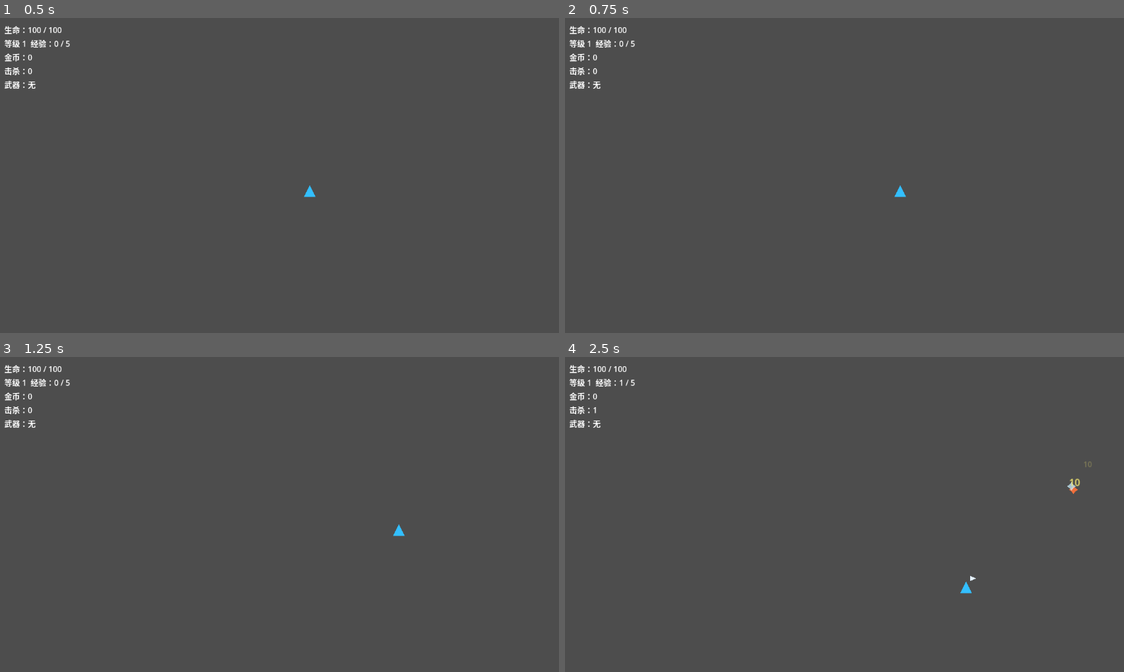
Above: before the commit, frames 1-4 (two rows, left to right).
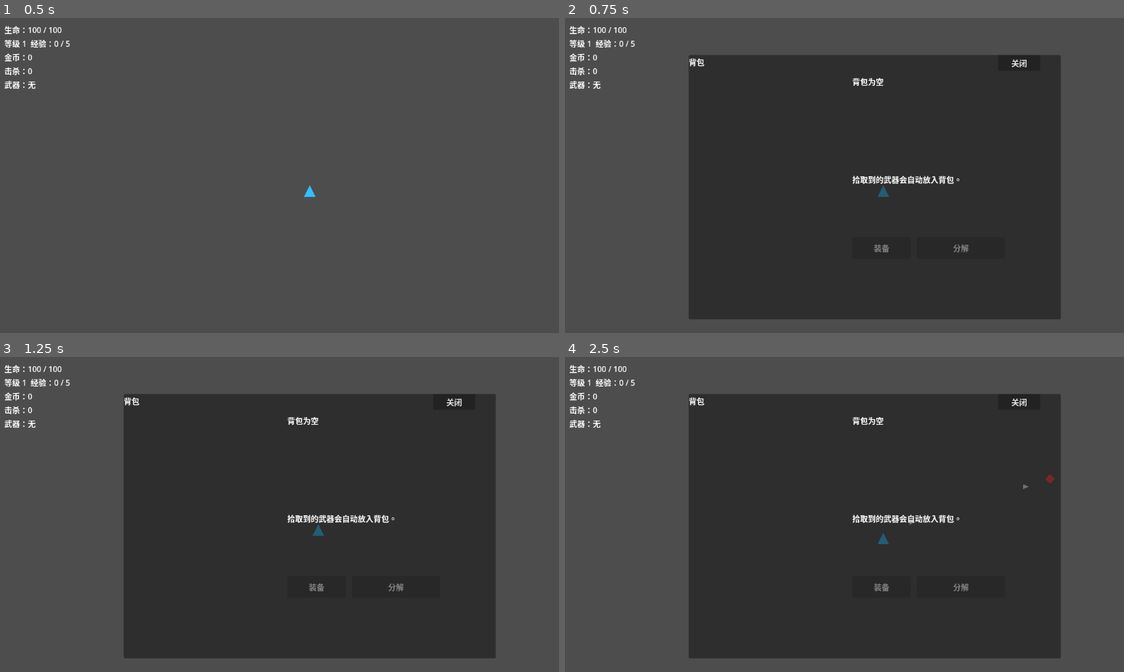
Above: after the commit, the same moments.

Repository: airisuzuki123/RogueLootPrototype
Game: Godot game, scene res://scenes/main.tscn
Same seed, same stepped clock (60 frames per second), same inputs: the game is played once before the commit and once after it.
Inputs (mouse positions are in pixels of both pictures, inside the frame that each line leads up to):
- Up to frame 1 (0.5 s): no input
- Up to frame 2 (0.75 s): tap Enter at 0.5 s; hold D (move_right) from 0.53 s (still down); tap B at 0.6 s
- Up to frame 3 (1.25 s): keep holding D (move_right)
- Up to frame 4 (2.5 s): release D (move_right) at 1.25 s; click (1017, 401) at 1.25 s, where only the run after the commit has a clickable "关闭"; tap Space at 2 s; hold S (move_down) from 2.03 s (still down); tap B at 2.1 s

Frame 1 is identical in both runs. In frame 2, 55% of the frame differs, in the area x 22-89%, y 11-96%; in frame 3, 55%; in frame 4, 55%, in the area x 4-95%, y 7-96%.

Commit message:
Add inventory equipment flow

Diff:
--- a/scripts/core/game_manager.gd
+++ b/scripts/core/game_manager.gd
@@ -9,6 +9,8 @@
 signal equipment_changed(equipment: Dictionary)
 signal loot_message_changed(message: String)
 signal equipment_choice_requested(candidate: Dictionary, current: Dictionary, salvage_value: int)
+signal inventory_changed(items: Array)
+signal inventory_open_changed(is_open: bool)
 signal upgrade_choices_requested(choices: Array)
 signal run_ended(kills: int, gold: int)
 
@@ -23,9 +25,11 @@
 var is_run_over: bool = false
 var is_upgrade_pending: bool = false
 var is_equipment_choice_pending: bool = false
+var is_inventory_open: bool = false
 var pending_upgrade_choices: Array = []
 var pending_equipment_choice: Dictionary = {}
 var pending_equipment_salvage_value: int = 0
+var inventory: Array[Dictionary] = []
 var equipped_weapon: Dictionary = {}
 var latest_loot_message: String = ""
 
@@ -74,14 +78,18 @@
 	is_run_over = false
 	is_upgrade_pending = false
 	is_equipment_choice_pending = false
+	is_inventory_open = false
 	pending_upgrade_choices.clear()
 	pending_equipment_choice.clear()
 	pending_equipment_salvage_value = 0
+	inventory.clear()
 	equipped_weapon.clear()
 	latest_loot_message = ""
 	gold_changed.emit(gold)
 	enemy_killed.emit(kills)
 	experience_changed.emit(experience, experience_to_next_level, level)
+	inventory_changed.emit(inventory)
+	inventory_open_changed.emit(is_inventory_open)
 	equipment_changed.emit(equipped_weapon)
 	loot_message_changed.emit(latest_loot_message)
 
@@ -105,6 +113,64 @@
 func pickup_equipment(equipment: Dictionary) -> void:
 	if is_run_over or equipment.is_empty():
 		return
+	inventory.append(equipment.duplicate(true))
+	_sort_inventory()
+	inventory_changed.emit(inventory)
+	_set_loot_message("已放入背包：%s" % equipment["name"])
+
+func toggle_inventory_open() -> void:
+	if is_run_over or is_upgrade_pending:
+		return
+	set_inventory_open(not is_inventory_open)
+
+func set_inventory_open(open: bool) -> void:
+	if is_run_over:
+		open = false
+	if is_upgrade_pending and open:
+		return
+	if is_inventory_open == open:
+		return
+	is_inventory_open = open
+	inventory_open_changed.emit(is_inventory_open)
+
+func equip_inventory_equipment(index: int) -> void:
+	if index < 0 or index >= inventory.size():
+		return
+	var new_weapon := inventory[index].duplicate(true)
+	inventory.remove_at(index)
+	var old_weapon := equipped_weapon.duplicate(true)
+	if not old_weapon.is_empty():
+		inventory.append(old_weapon)
+	equipped_weapon = new_weapon
+	if player != null and player.has_method("equip_weapon"):
+		player.equip_weapon(equipped_weapon, old_weapon)
+	_sort_inventory()
+	inventory_changed.emit(inventory)
+	equipment_changed.emit(equipped_weapon)
+	if old_weapon.is_empty():
+		_set_loot_message("已装备：%s" % equipped_weapon["name"])
+	else:
+		_set_loot_message("已装备：%s，旧武器放入背包" % equipped_weapon["name"])
+
+func salvage_inventory_equipment(index: int) -> void:
+	if index < 0 or index >= inventory.size():
+		return
+	var equipment := inventory[index]
+	var value := EquipmentFactory.get_salvage_value(equipment)
+	var salvaged_name := str(equipment["name"])
+	inventory.remove_at(index)
+	gold += value
+	gold_changed.emit(gold)
+	inventory_changed.emit(inventory)
+	_set_loot_message("已分解：%s，金币 +%d" % [salvaged_name, value])
+
+func get_inventory_items() -> Array:
+	return inventory.duplicate(true)
+
+func get_inventory_count() -> int:
+	return inventory.size()
+
+func _legacy_pickup_equipment_choice(equipment: Dictionary) -> void:
 	is_equipment_choice_pending = true
 	pending_equipment_choice = equipment.duplicate(true)
 	pending_equipment_salvage_value = _calculate_salvage_value(pending_equipment_choice)
@@ -159,12 +225,13 @@
 		player.apply_upgrade(upgrade["id"])
 
 func is_gameplay_paused() -> bool:
-	return is_upgrade_pending or is_equipment_choice_pending
+	return is_upgrade_pending or is_equipment_choice_pending or is_inventory_open
 
 func end_run() -> void:
 	if is_run_over:
 		return
 	is_run_over = true
+	set_inventory_open(false)
 	run_ended.emit(kills, gold)
 
 func _request_upgrade_choices() -> void:
@@ -187,3 +254,9 @@
 
 func _calculate_salvage_value(equipment: Dictionary) -> int:
 	return EquipmentFactory.get_salvage_value(equipment)
+
+func _sort_inventory() -> void:
+	inventory.sort_custom(_is_inventory_item_before)
+
+func _is_inventory_item_before(left: Dictionary, right: Dictionary) -> bool:
+	return EquipmentFactory.should_sort_before(left, right)
--- a/scripts/items/equipment_factory.gd
+++ b/scripts/items/equipment_factory.gd
@@ -81,6 +81,7 @@
 	var equipment := {
 		"name": "%s%s" % [rarity["name"], form["name"]],
 		"slot": "weapon",
+		"level": enemy_level,
 		"form": form,
 		"rarity": rarity["name"],
 		"color": rarity["color"],
@@ -94,6 +95,7 @@
 	if equipment.is_empty():
 		return "武器：无"
 	var lines := ["%s (%s)" % [equipment["name"], equipment["rarity"]]]
+	lines.append("等级：%d" % int(equipment.get("level", 1)))
 	var form: Dictionary = equipment.get("form", {})
 	if not form.is_empty():
 		lines.append(str(form["description"]))
@@ -124,6 +126,28 @@
 	var rarity_base := _get_rarity_salvage_base(str(equipment.get("rarity", "")))
 	var score_value := int(ceil(float(get_score(equipment)) / 12.0))
 	return clampi(rarity_base + score_value, 1, 30)
+
+static func get_rarity_rank(equipment: Dictionary) -> int:
+	var rarity_name := str(equipment.get("rarity", ""))
+	for index in range(RARITIES.size()):
+		if str(RARITIES[index]["name"]) == rarity_name:
+			return index
+	return 0
+
+static func should_sort_before(left: Dictionary, right: Dictionary) -> bool:
+	var left_rarity := get_rarity_rank(left)
+	var right_rarity := get_rarity_rank(right)
+	if left_rarity != right_rarity:
+		return left_rarity > right_rarity
+	var left_level := int(left.get("level", 1))
+	var right_level := int(right.get("level", 1))
+	if left_level != right_level:
+		return left_level > right_level
+	var left_score := get_score(left)
+	var right_score := get_score(right)
+	if left_score != right_score:
+		return left_score > right_score
+	return str(left.get("name", "")) < str(right.get("name", ""))
 
 static func get_score_delta_text(candidate: Dictionary, current: Dictionary) -> String:
 	var delta := get_score(candidate) - get_score(current)
--- a/scripts/ui/hud.gd
+++ b/scripts/ui/hud.gd
@@ -15,6 +15,14 @@
 var equipment_delta_label: Label
 var equip_button: Button
 var salvage_button: Button
+var inventory_panel: PanelContainer
+var inventory_list: VBoxContainer
+var inventory_detail_label: Label
+var inventory_summary_label: Label
+var inventory_equip_button: Button
+var inventory_salvage_button: Button
+var inventory_items: Array = []
+var selected_inventory_index: int = -1
 var upgrade_panel: PanelContainer
 var upgrade_list: VBoxContainer
 var game_over_label: Label
@@ -55,9 +63,11 @@
 	stats.add_child(loot_message_label)
 
 	hint_label = Label.new()
-	hint_label.text = "WASD 移动 | 自动攻击 | 拾取掉落 | 升级时选择强化"
+	hint_label.text = "WASD 移动 | 自动攻击 | 拾取掉落 | B 背包 | 升级时选择强化"
 	hint_label.position = Vector2(16, 690)
 	root.add_child(hint_label)
+
+	_build_inventory_panel(root)
 
 	equipment_choice_panel = PanelContainer.new()
 	equipment_choice_panel.visible = false
@@ -133,6 +143,8 @@
 	GameManager.equipment_changed.connect(_on_equipment_changed)
 	GameManager.loot_message_changed.connect(_on_loot_message_changed)
 	GameManager.equipment_choice_requested.connect(_on_equipment_choice_requested)
+	GameManager.inventory_changed.connect(_on_inventory_changed)
+	GameManager.inventory_open_changed.connect(_on_inventory_open_changed)
 	GameManager.upgrade_choices_requested.connect(_on_upgrade_choices_requested)
 	GameManager.run_ended.connect(_on_run_ended)
 
@@ -143,6 +155,11 @@
 	_on_health_changed(GameManager.player_health, GameManager.player_max_health)
 	_on_equipment_changed(GameManager.equipped_weapon)
 	_on_loot_message_changed(GameManager.latest_loot_message)
+	_on_inventory_changed(GameManager.get_inventory_items())
+
+func _unhandled_input(event: InputEvent) -> void:
+	if event is InputEventKey and event.pressed and not event.echo and event.keycode == KEY_B:
+		GameManager.toggle_inventory_open()
 
 func _on_gold_changed(total: int) -> void:
 	gold_label.text = "金币：%d" % total
@@ -161,6 +178,20 @@
 
 func _on_loot_message_changed(message: String) -> void:
 	loot_message_label.text = message
+
+func _on_inventory_changed(items: Array) -> void:
+	inventory_items = items.duplicate(true)
+	if selected_inventory_index >= inventory_items.size():
+		selected_inventory_index = inventory_items.size() - 1
+	if selected_inventory_index < 0 and not inventory_items.is_empty():
+		selected_inventory_index = 0
+	_refresh_inventory_panel()
+
+func _on_inventory_open_changed(is_open: bool) -> void:
+	inventory_panel.visible = is_open
+	if is_open and selected_inventory_index < 0 and not inventory_items.is_empty():
+		selected_inventory_index = 0
+	_refresh_inventory_panel()
 
 func _on_equipment_choice_requested(candidate: Dictionary, current: Dictionary, salvage_value: int) -> void:
 	current_weapon_label.text = "当前\n%s" % EquipmentFactory.describe_with_score(current)
@@ -195,5 +226,125 @@
 	GameManager.apply_upgrade(index)
 
 func _on_run_ended(kills: int, gold: int) -> void:
+	inventory_panel.visible = false
 	game_over_label.visible = true
 	game_over_label.text = "本局结束\n击杀：%d\n金币：%d" % [kills, gold]
+
+func _build_inventory_panel(root: Control) -> void:
+	inventory_panel = PanelContainer.new()
+	inventory_panel.visible = false
+	inventory_panel.position = Vector2(260, 80)
+	inventory_panel.custom_minimum_size = Vector2(760, 540)
+	root.add_child(inventory_panel)
+
+	var panel_root := VBoxContainer.new()
+	panel_root.add_theme_constant_override("separation", 10)
+	inventory_panel.add_child(panel_root)
+
+	var title_row := HBoxContainer.new()
+	title_row.add_theme_constant_override("separation", 12)
+	panel_root.add_child(title_row)
+
+	var title := Label.new()
+	title.text = "背包"
+	title.custom_minimum_size = Vector2(620, 28)
+	title_row.add_child(title)
+
+	var close_button := Button.new()
+	close_button.text = "关闭"
+	close_button.custom_minimum_size = Vector2(86, 32)
+	close_button.pressed.connect(_on_inventory_close_pressed)
+	title_row.add_child(close_button)
+
+	var content_row := HBoxContainer.new()
+	content_row.add_theme_constant_override("separation", 14)
+	panel_root.add_child(content_row)
+
+	var list_scroll := ScrollContainer.new()
+	list_scroll.custom_minimum_size = Vector2(320, 390)
+	content_row.add_child(list_scroll)
+
+	inventory_list = VBoxContainer.new()
+	inventory_list.add_theme_constant_override("separation", 6)
+	list_scroll.add_child(inventory_list)
+
+	var detail_column := VBoxContainer.new()
+	detail_column.custom_minimum_size = Vector2(390, 390)
+	detail_column.add_theme_constant_override("separation", 10)
+	content_row.add_child(detail_column)
+
+	inventory_detail_label = Label.new()
+	inventory_detail_label.custom_minimum_size = Vector2(380, 190)
+	inventory_detail_label.autowrap_mode = TextServer.AUTOWRAP_WORD_SMART
+	detail_column.add_child(inventory_detail_label)
+
+	inventory_summary_label = Label.new()
+	inventory_summary_label.custom_minimum_size = Vector2(380, 120)
+	inventory_summary_label.autowrap_mode = TextServer.AUTOWRAP_WORD_SMART
+	detail_column.add_child(inventory_summary_label)
+
+	var button_row := HBoxContainer.new()
+	button_row.add_theme_constant_override("separation", 12)
+	detail_column.add_child(button_row)
+
+	inventory_equip_button = Button.new()
+	inventory_equip_button.text = "装备"
+	inventory_equip_button.custom_minimum_size = Vector2(120, 44)
+	inventory_equip_button.pressed.connect(_on_inventory_equip_pressed)
+	button_row.add_child(inventory_equip_button)
+
+	inventory_salvage_button = Button.new()
+	inventory_salvage_button.custom_minimum_size = Vector2(180, 44)
+	inventory_salvage_button.pressed.connect(_on_inventory_salvage_pressed)
+	button_row.add_child(inventory_salvage_button)
+
+func _refresh_inventory_panel() -> void:
+	if inventory_list == null:
+		return
+	for child in inventory_list.get_children():
+		child.queue_free()
+	for index in range(inventory_items.size()):
+		var equipment: Dictionary = inventory_items[index]
+		var button := Button.new()
+		button.text = _get_inventory_item_button_text(equipment, index == selected_inventory_index)
+		button.custom_minimum_size = Vector2(300, 58)
+		button.pressed.connect(_on_inventory_item_pressed.bind(index))
+		inventory_list.add_child(button)
+	_refresh_inventory_detail()
+
+func _refresh_inventory_detail() -> void:
+	var has_selection := selected_inventory_index >= 0 and selected_inventory_index < inventory_items.size()
+	inventory_equip_button.disabled = not has_selection
+	inventory_salvage_button.disabled = not has_selection
+	if not has_selection:
+		inventory_detail_label.text = "背包为空"
+		inventory_summary_label.text = "拾取到的武器会自动放入背包。"
+		inventory_salvage_button.text = "分解"
+		return
+	var equipment: Dictionary = inventory_items[selected_inventory_index]
+	inventory_detail_label.text = EquipmentFactory.describe_with_score(equipment)
+	inventory_summary_label.text = EquipmentFactory.get_comparison_summary(equipment, GameManager.equipped_weapon)
+	inventory_salvage_button.text = "分解 +%d 金币" % EquipmentFactory.get_salvage_value(equipment)
+
+func _get_inventory_item_button_text(equipment: Dictionary, is_selected: bool) -> String:
+	var prefix := ">" if is_selected else " "
+	return "%s %s\n%s | 等级 %d | 评分 %d" % [
+		prefix,
+		str(equipment.get("name", "未知武器")),
+		str(equipment.get("rarity", "普通")),
+		int(equipment.get("level", 1)),
+		EquipmentFactory.get_score(equipment)
+	]
+
+func _on_inventory_item_pressed(index: int) -> void:
+	selected_inventory_index = index
+	_refresh_inventory_panel()
+
+func _on_inventory_equip_pressed() -> void:
+	GameManager.equip_inventory_equipment(selected_inventory_index)
+
+func _on_inventory_salvage_pressed() -> void:
+	GameManager.salvage_inventory_equipment(selected_inventory_index)
+
+func _on_inventory_close_pressed() -> void:
+	GameManager.set_inventory_open(false)
Not shown, changed: AGENTS.md
Not shown, changed: README.md
Not shown, changed: docs/design.md
Not shown, changed: docs/development-log.md
